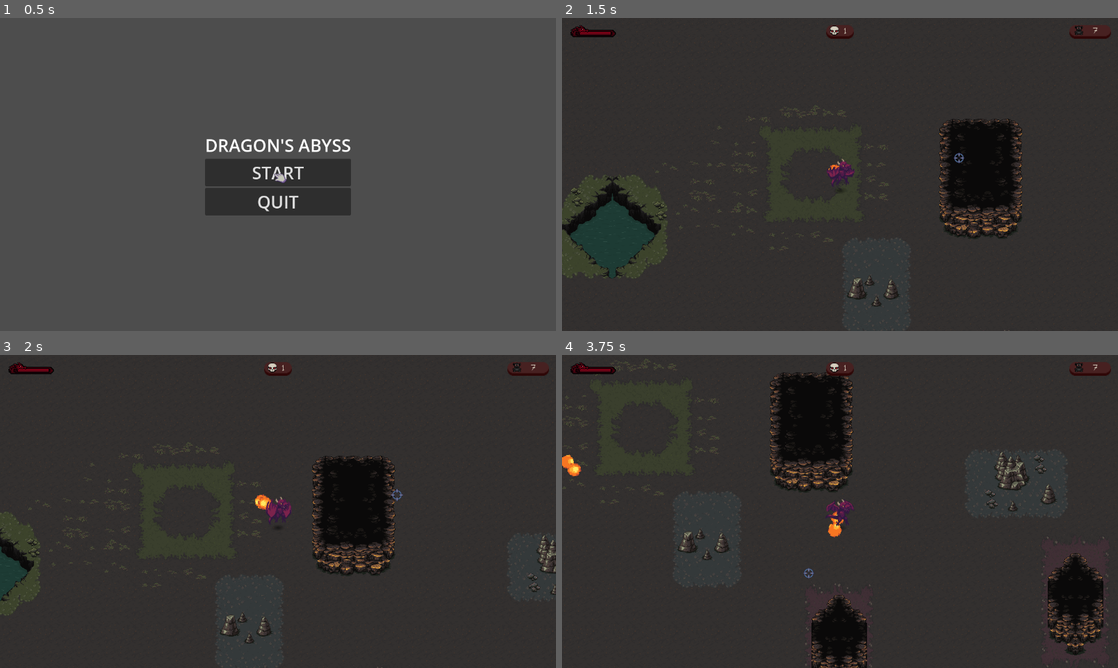
Above: before the commit, frames 1-4 (two rows, left to right).
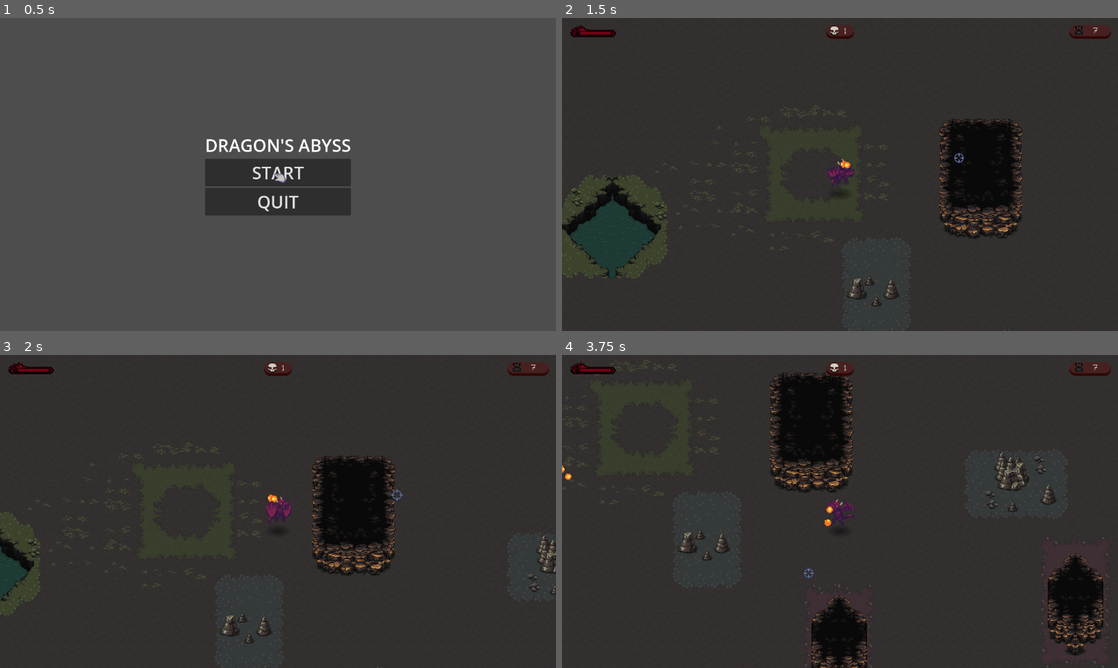
Above: after the commit, the same moments.

Repository: hgomezm92/dragons-abyss
Game: Godot game, scene res://scenes/ui/menu.tscn
The game is run twice, just before and just after one commit, with the same random seed, the same clock (stepped at 60 frames per second) and the same inputs.
Inputs (mouse positions are in pixels of both pictures, inside the frame that each line leads up to):
- Up to frame 1 (0.5 s): no input
- Up to frame 2 (1.5 s): click "START" at 0.5 s; move the mouse to (962, 158) at 1.27 s; hold D (move_right) from 1.28 s (still down); hold Space (shoot) from 1.28 s (still down); click (962, 158) at 1.42 s
- Up to frame 3 (2 s): keep holding D (move_right); keep holding Space (shoot)
- Up to frame 4 (3.75 s): move the mouse to (728, 527) at 2.02 s; release D (move_right) at 2.03 s; release Space (shoot) at 2.03 s; hold S (move_down) 2.03-2.78 s; tap Space (shoot) at 2.1, 3.6 s; click (728, 527) at 2.17 s; move the mouse to (895, 442) at 2.77 s; hold D (move_right) 2.78-3.53 s; hold Space (shoot) 2.78-3.53 s; click (895, 442) at 2.92 s; move the mouse to (812, 574) at 3.52 s; hold W (move_up) from 3.53 s (still down); click (812, 574) at 3.67 s

Frame 1 is identical in both runs. In frame 2, less than 0.1% of the frame differs, in the area x 47-52%, y 45-57%; in frame 3, 0.1%; in frame 4, 1.8%, in the area x 0-99%, y 1-100%.

Commit message:
Update initial shoot position and add player facing mouse feature

Diff:
--- a/scenes/player/player.tscn
+++ b/scenes/player/player.tscn
@@ -55,10 +55,10 @@
 }]
 
 [sub_resource type="RectangleShape2D" id="RectangleShape2D_5q8uj"]
-size = Vector2(124, 128)
+size = Vector2(60, 62)
 
 [sub_resource type="RectangleShape2D" id="RectangleShape2D_lmr38"]
-size = Vector2(124, 128)
+size = Vector2(60, 62)
 
 [sub_resource type="Gradient" id="Gradient_gmlin"]
 colors = PackedColorArray(0, 0, 0, 0.5, 0, 0, 0, 0)
@@ -69,23 +69,24 @@
 fill_from = Vector2(0.5, 0.5)
 fill_to = Vector2(0.5, 0)
 
-[node name="Player" type="CharacterBody2D" groups=["player"]]
-scale = Vector2(0.5, 0.5)
+[node name="Player" type="CharacterBody2D" node_paths=PackedStringArray("shoot_position") groups=["player"]]
 collision_mask = 12
 script = ExtResource("1_5q8uj")
 fireball_scene = ExtResource("2_lmr38")
+shoot_position = NodePath("ShootPosition")
 
 [node name="AnimatedSprite2D" type="AnimatedSprite2D" parent="."]
-scale = Vector2(2, 2)
 sprite_frames = SubResource("SpriteFrames_kcfnc")
 frame_progress = 0.92160714
 
+[node name="ShootPosition" type="Marker2D" parent="."]
+position = Vector2(20, -20)
+scale = Vector2(2, 2)
+
 [node name="CollisionShape2D" type="CollisionShape2D" parent="."]
-visible = false
 shape = SubResource("RectangleShape2D_5q8uj")
 
 [node name="Hurtbox" type="Area2D" parent="." groups=["player"]]
-visible = false
 
 [node name="CollisionShape2D" type="CollisionShape2D" parent="Hurtbox" groups=["player"]]
 shape = SubResource("RectangleShape2D_lmr38")
@@ -98,7 +99,7 @@
 
 [node name="Shadow" type="Sprite2D" parent="."]
 z_index = -1
-position = Vector2(0, 75)
+position = Vector2(0, 45)
 scale = Vector2(1, 0.5)
 texture = SubResource("GradientTexture2D_lvxji")
 
--- a/scenes/projectiles/fireball.tscn
+++ b/scenes/projectiles/fireball.tscn
@@ -51,7 +51,8 @@
 radius = 168.0476
 
 [node name="Fireball" type="Area2D"]
-scale = Vector2(0.1, 0.1)
+z_index = 1
+scale = Vector2(0.05, 0.05)
 collision_layer = 2
 collision_mask = 12
 script = ExtResource("1_kkddm")
--- a/scripts/player/player.gd
+++ b/scripts/player/player.gd
@@ -1,6 +1,7 @@
 extends CharacterBody2D
 
 @export var fireball_scene: PackedScene
+@export var shoot_position: Marker2D
 @onready var _animation = $AnimatedSprite2D
 
 var _speed: float = 300.0
@@ -14,10 +15,13 @@
 
 func _ready() -> void:
 	_screen_size = get_viewport_rect().size
+	_animation.play()
+
+func _process(delta: float) -> void:
+	_face_mouse()
 
 func _physics_process(_delta: float) -> void:
 	var input_velocity = _get_input_direction() * _speed
-	_animation.play()
 
 	velocity = input_velocity + _knockback_velocity
 
@@ -29,10 +33,10 @@
 	var direction := Vector2.ZERO
 	if Input.is_action_pressed("move_right"):
 		direction.x += 1
-		_animation.flip_h = false
+		#_animation.flip_h = false
 	if Input.is_action_pressed("move_left"):
 		direction.x -= 1
-		_animation.flip_h = true
+		#_animation.flip_h = true
 	if Input.is_action_pressed("move_down"):
 		direction.y += 1
 	if Input.is_action_pressed("move_up"):
@@ -44,16 +48,23 @@
 	if event.is_action_pressed("shoot"):
 		_shoot_fireball()
 
+func _face_mouse():
+	var mouse_pos: Vector2 = to_local(get_global_mouse_position())
+	if mouse_pos.x < 0:
+		scale.x = -1
+	else:
+		scale.x = 1
+
 func _shoot_fireball() -> void:
 	var fireball = fireball_scene.instantiate()
 
 	# Posicion inicial = centro del jugador
-	fireball.position = global_position
-	fireball.z_index = -1
+	fireball.position = shoot_position.global_position
+	fireball.z_index = 1
 
 	# Direccion = raton
 	var mouse_position: Vector2 = get_global_mouse_position()
-	var dir = (mouse_position - global_position).normalized()
+	var dir = (mouse_position - shoot_position.global_position).normalized()
 	fireball.direction = dir
 
 	# Rotacion de la bola
